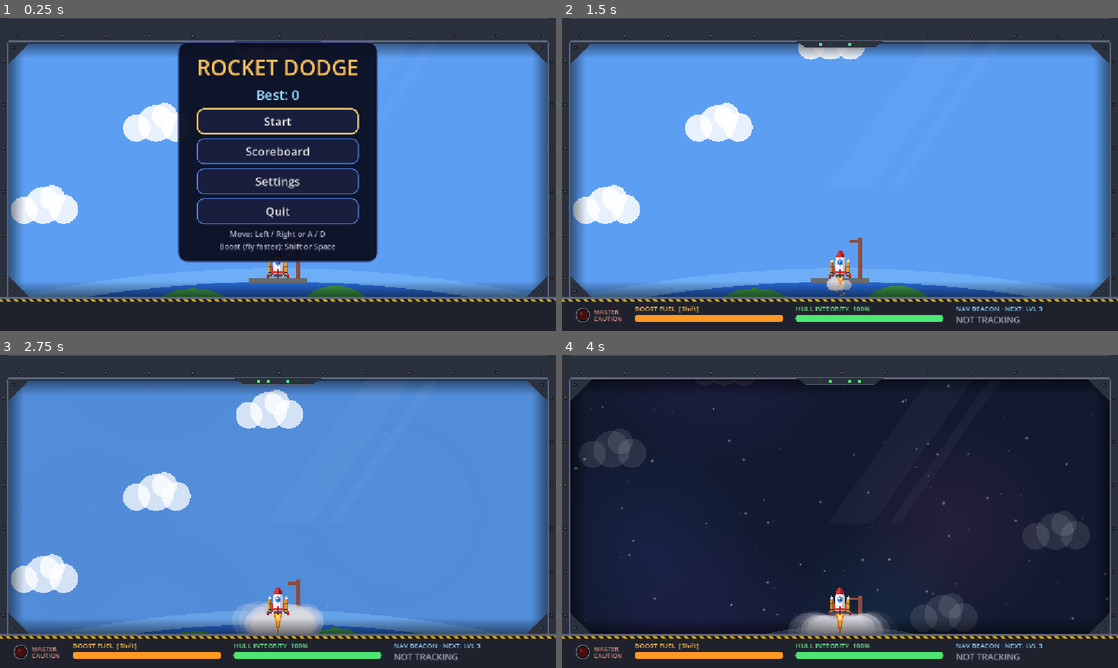
Above: before the commit, frames 1-4 (two rows, left to right).
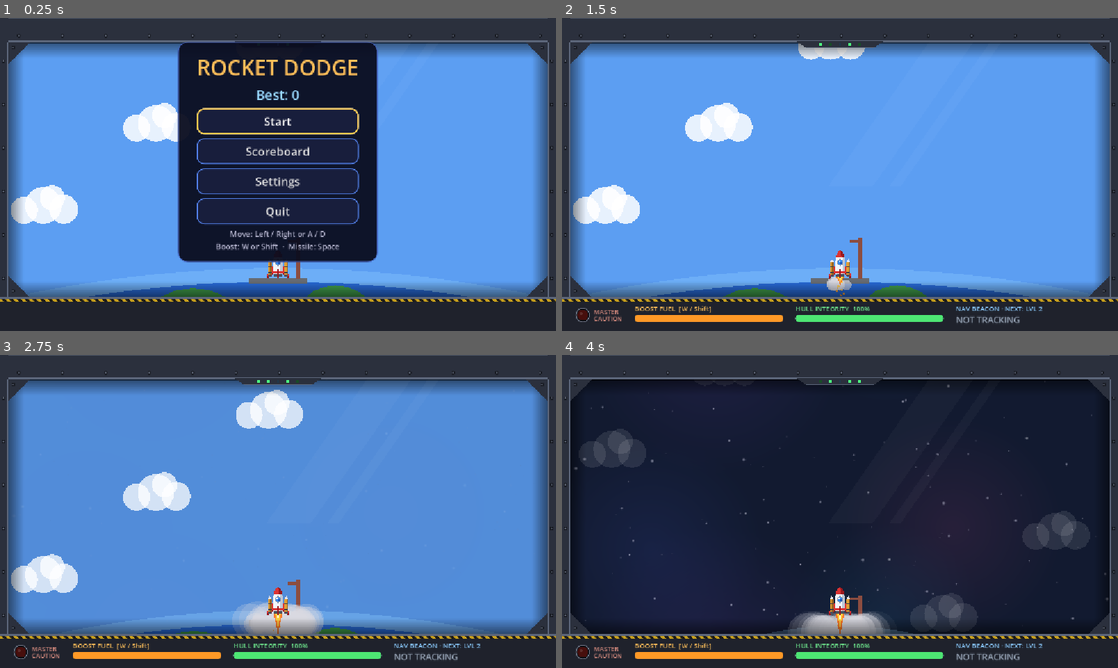
Above: after the commit, the same moments.

Repository: lukebelden/rocket-race
Game: Godot game, scene res://game.tscn
Same seed, same stepped clock (60 frames per second), same inputs: the game is played once before the commit and once after it.
Inputs (mouse positions are in pixels of both pictures, inside the frame that each line leads up to):
- Up to frame 1 (0.25 s): no input
- Up to frame 2 (1.5 s): click "Start" at 0.5 s; tap Space (missile, bound only after the commit) at 1.25 s; move the mouse to (962, 158) at 1.27 s; hold Right (ui_right) from 1.28 s (still down); hold W (boost) from 1.28 s (still down); click (962, 158) at 1.42 s
- Up to frame 3 (2.75 s): tap Space (missile, bound only after the commit) at 1.55 s; release Right (ui_right) at 2 s; release W (boost) at 2 s; drag from (166, 527) to (278, 602) at 2.02 s
- Up to frame 4 (4 s): move the mouse to (895, 442) at 2.77 s; hold Right (ui_right) 2.78-3.5 s; hold F (missile, bound only before the commit) 2.78-3.5 s; tap Shift at 3.05 s; drag from (812, 574) to (673, 464) at 3.52 s

The runs differ from the first frame. In frame 1, 0.3% of the frame differs, in the area x 38-61%, y 71-75%; in frame 2, less than 0.1%; in frame 3, less than 0.1%; in frame 4, less than 0.1%.

Commit message:
Stations on even levels, new controls, mods shown on the rocket
- Refuel stations now appear on every even level (2, 4, 6, ...)
- Controls: Space fires missiles (and launches), W or Shift boosts
- The rocket shows each fitted mod: bigger engine bell, RCS jets,
  radar dish, armour plates, healing cross, missiles on launch rails
- Fix garbled · characters in a few scene labels

Co-Authored-By: Claude Opus 5.5 <noreply@anthropic.com>

Diff:
--- a/game.gd
+++ b/game.gd
@@ -207,7 +207,7 @@
 	_update_layout()
 	get_window().size_changed.connect(_update_layout)
 	rocket.booster_lost.connect(_on_booster_lost)
-	fuel_label.text = "BOOST FUEL" if touch_ui else "BOOST FUEL  [Shift]"
+	fuel_label.text = "BOOST FUEL" if touch_ui else "BOOST FUEL  [W / Shift]"
 	dashboard.visible = false
 
 	var size := get_viewport_rect().size
@@ -227,7 +227,7 @@
 	# A web page can't close its own tab, so Quit would only freeze the game there.
 	quit_button.visible = not OS.has_feature("web")
 	hint_label.text = ("Hold and drag to steer\nHold BOOST to fly faster" if touch_ui
-		else "Move: Left / Right or A / D\nBoost (fly faster): Shift or Space")
+		else "Move: Left / Right or A / D\nBoost: W or Shift  ·  Missile: Space")
 
 	# Settings
 	difficulty_option.add_item("Easy", Difficulty.EASY)
@@ -262,6 +262,7 @@
 	_update_damage_effects(delta)
 	_update_background()
 	_update_missiles(delta)
+	rocket.missile_count = missile_ammo  # missiles shown on the rocket's launch rails
 	_update_mod_panel()
 	_update_radar()
 	if state == State.READY or state == State.PLAYING or state == State.DOCKED or state == State.OVER:
@@ -288,7 +289,7 @@
 
 
 func _unhandled_input(event: InputEvent) -> void:
-	# Missile Pod mod: F / E fires.
+	# Missile Pod mod: Space fires.
 	if state == State.PLAYING and event.is_action_pressed("missile"):
 		get_viewport().set_input_as_handled()
 		_fire_missile()
@@ -577,8 +578,8 @@
 		_show_level_banner()
 	_update_hud()
 
-	# Refuel station after every two planets (Levels 3, 5, 7, ...), a few seconds into the level.
-	if level >= 3 and (level - 1) % 2 == 0 and station_level != level and level_time >= 3.0:
+	# Refuel station on every even level (2, 4, 6, ...), a few seconds into the level.
+	if _is_station_level(level) and station_level != level and level_time >= 3.0:
 		_spawn_station()
 
 	# Asteroids are spaced by distance, so flying faster means meeting them more often.
@@ -616,14 +617,14 @@
 
 ## General tips, rotated every few seconds.
 func _general_tips() -> Array[String]:
-	var boost_key := "the BOOST button" if touch_ui else "Shift / Space"
+	var boost_key := "the BOOST button" if touch_ui else "W or Shift"
 	return [
 		"Hold %s to boost: you fly and score faster, but asteroids come at you quicker too." % boost_key,
-		"Your booster can be refilled at refuel stations. One appears every two planets.",
+		"Your booster can be refilled at refuel stations. One appears on every even level (2, 4, 6...).",
 		"If your booster runs completely dry it detaches, and you can't get it back.",
 		"Dock at a station to choose: refuel the booster OR repair 25% hull, then pick a ship mod.",
 		"Your ship has 2 mod slots. Stations offer 2 random mods; when both slots are full you swap one out.",
-		"The Missile Pod holds 5 missiles and reloads automatically every time you dock.",
+		"The Missile Pod holds 5 missiles (fire with %s) and reloads automatically every time you dock." % ("the MISSILE button" if touch_ui else "Space"),
 		"Bigger asteroids do more hull damage. Small ones only scratch.",
 		"Orange-glowing asteroids don't fall straight: they sway or drift sideways.",
 		"The NAV BEACON shows the range to the next refuel station.",
@@ -701,18 +702,19 @@
 
 # --- Booster -----------------------------------------------------------------
 
-## Keyboard keys for boosting: Shift, Space, W or Up arrow.
+## Keyboard keys: boost = W or Shift, missile = Space.
 func _setup_boost_input() -> void:
 	if InputMap.has_action("boost"):
 		return
+	# Boost: W or Shift.
 	InputMap.add_action("boost")
-	for key in [KEY_SHIFT, KEY_SPACE, KEY_W, KEY_UP]:
+	for key in [KEY_W, KEY_SHIFT]:
 		var event := InputEventKey.new()
 		event.physical_keycode = key
 		InputMap.action_add_event("boost", event)
-	# Missile Pod mod: F or E fires a missile.
+	# Missile Pod mod: Space fires a missile (Space also launches from the pad).
 	InputMap.add_action("missile")
-	for key in [KEY_F, KEY_E]:
+	for key in [KEY_SPACE]:
 		var event := InputEventKey.new()
 		event.physical_keycode = key
 		InputMap.action_add_event("missile", event)
@@ -797,7 +799,7 @@
 		if rocket.boosting:
 			color = color.lightened(0.3)
 		_set_fill(boost_bar, color)
-		_set_label(fuel_label, ("FUEL LOW" if low_fuel else "BOOST FUEL") + ("" if touch_ui else "  [Shift]"), Color(1, 0.75, 0.35))
+		_set_label(fuel_label, ("FUEL LOW" if low_fuel else "BOOST FUEL") + ("" if touch_ui else "  [W / Shift]"), Color(1, 0.75, 0.35))
 
 	# Hull integrity: green -> yellow -> red, flashing when critical. The bar's full length
 	# is the max hull (150% with the Reinforced Hull mod).
@@ -832,8 +834,9 @@
 		item.modulate = color
 
 
+## Refuel stations appear on every even level: 2, 4, 6, ...
 func _is_station_level(lvl: int) -> bool:
-	return lvl >= 3 and (lvl - 1) % 2 == 0
+	return lvl >= 2 and lvl % 2 == 0
 
 
 ## NAV BEACON: range to the refuel station on levels that have one, otherwise NOT TRACKING.
@@ -1057,6 +1060,7 @@
 
 ## Recalculate everything the fitted mods change.
 func _apply_mods() -> void:
+	rocket.mods.assign(mods)  # the rocket draws its fitted mods
 	rocket.agility = ModInfo.RCS_AGILITY if mods.has("rcs") else 1.0
 	var new_max := 1.0 + (ModInfo.HULL_BONUS if mods.has("hull") else 0.0)
 	if new_max > hull_max:
@@ -1166,7 +1170,7 @@
 			"healing": text = "Hull full" if hull >= hull_max else "Repairing hull…"
 			"missile":
 				if missile_ammo > 0:
-					text = "MISSILES %d/%d%s" % [missile_ammo, ModInfo.MISSILE_AMMO, "" if touch_ui else "  [F]"]
+					text = "MISSILES %d/%d%s" % [missile_ammo, ModInfo.MISSILE_AMMO, "" if touch_ui else "  [Space]"]
 					color = Color(1, 0.75, 0.6)
 				else:
 					text = "EMPTY · reloads at stations"
--- a/game.tscn
+++ b/game.tscn
@@ -225,7 +225,7 @@
 vertical_alignment = 1
 grow_horizontal = 0
 theme_override_colors/font_color = Color(1, 0.8, 0.45, 1)
-text = "Level 1 Ã‚Â· The Moon"
+text = "Level 1 · The Moon"
 horizontal_alignment = 2
 
 [node name="LevelBanner" type="Label" parent="UI/Root"]
@@ -292,7 +292,7 @@
 layout_mode = 2
 theme_override_colors/font_color = Color(1, 0.75, 0.35, 1)
 theme_override_font_sizes/font_size = 14
-text = "BOOST FUEL  [Shift]"
+text = "BOOST FUEL  [W / Shift]"
 
 [node name="BoostBar" type="ProgressBar" parent="UI/Root/Dashboard/FuelBox"]
 custom_minimum_size = Vector2(0, 14)
@@ -338,7 +338,7 @@
 layout_mode = 2
 theme_override_colors/font_color = Color(0.55, 0.8, 1, 1)
 theme_override_font_sizes/font_size = 14
-text = "NAV BEACON Ã‚Â· NEXT: LVL 3"
+text = "NAV BEACON · NEXT: LVL 2"
 
 [node name="NavValue" type="Label" parent="UI/Root/Dashboard/NavBox"]
 layout_mode = 2
@@ -372,7 +372,7 @@
 layout_mode = 2
 theme_override_colors/font_color = Color(0.45, 0.8, 1, 1)
 theme_override_font_sizes/font_size = 12
-text = "SHIP COMPUTER Ã‚Â· TIP"
+text = "SHIP COMPUTER · TIP"
 
 [node name="TipText" type="Label" parent="UI/Root/TipPanel/VBox"]
 custom_minimum_size = Vector2(290, 0)
@@ -595,7 +595,7 @@
 layout_mode = 2
 theme_override_colors/font_color = Color(0.45, 0.8, 1, 1)
 theme_override_font_sizes/font_size = 15
-text = "GLOBAL Ã‚Â· ONLINE"
+text = "GLOBAL · ONLINE"
 
 [node name="OnlineCaution" type="PanelContainer" parent="UI/Root/Scoreboard/Panel/VBox"]
 layout_mode = 2
@@ -634,7 +634,7 @@
 layout_mode = 2
 theme_override_colors/font_color = Color(0.45, 0.8, 1, 1)
 theme_override_font_sizes/font_size = 15
-text = "YOUR TOP RUNS Ã‚Â· THIS DEVICE"
+text = "YOUR TOP RUNS · THIS DEVICE"
 
 [node name="LocalList" type="GridContainer" parent="UI/Root/Scoreboard/Panel/VBox"]
 layout_mode = 2
--- a/rocket.gd
+++ b/rocket.gd
@@ -34,6 +34,13 @@
 var no_steer_rects: Array[Rect2] = []
 ## Side-to-side speed multiplier (the RCS Jets mod raises it).
 var agility: float = 1.0
+## Fitted ship mods (set by game.gd) - each one changes how the rocket looks, using the
+## same colours as its mod icon. missile_count = missiles left in the Missile Pod.
+var mods: Array[String] = []
+var missile_count: int = 0
+var _time: float = 0.0
+
+const ModInfo := preload("res://mods.gd")
 
 ## Screen x position of the finger steering the rocket, or NAN when not touching.
 var touch_x: float = NAN
@@ -68,6 +75,7 @@
 	var screen := get_viewport_rect().size
 	position.y = screen.y - bottom_gap
 
+	_time += delta
 	_flicker = randf_range(0.75, 1.2)
 	_trail.emitting = flame_on
 	queue_redraw()
@@ -152,12 +160,17 @@
 	var white := Color(0.95, 0.96, 0.98)
 	var shade := Color(0.75, 0.78, 0.84)
 
-	# Engine flame: layered outer / inner / core, flickering. Bigger while boosting.
+	var thruster := mods.has("thruster")
+
+	# Engine flame: layered outer / inner / core, flickering. Bigger while boosting, and
+	# wider/longer with the Bigger Thruster mod.
 	if flame_on:
-		var f := flame_power * _flicker * (1.5 if boosting else 1.0)
-		draw_colored_polygon(PackedVector2Array([Vector2(-9, 22), Vector2(9, 22), Vector2(4, 22 + 16 * f), Vector2(0, 24 + 30 * f), Vector2(-4, 22 + 16 * f)]), Color(1.0, 0.45, 0.1, 0.9))
-		draw_colored_polygon(PackedVector2Array([Vector2(-6, 22), Vector2(6, 22), Vector2(0, 23 + 20 * f)]), Color(1.0, 0.82, 0.25))
-		draw_colored_polygon(PackedVector2Array([Vector2(-3, 22), Vector2(3, 22), Vector2(0, 23 + 9 * f)]), Color(1, 1, 0.9))
+		var f := flame_power * _flicker * (1.5 if boosting else 1.0) * (1.3 if thruster else 1.0)
+		var w := 1.4 if thruster else 1.0
+		var y0 := 27.0 if thruster else 22.0
+		draw_colored_polygon(PackedVector2Array([Vector2(-9 * w, y0), Vector2(9 * w, y0), Vector2(4 * w, y0 + 16 * f), Vector2(0, y0 + 2 + 30 * f), Vector2(-4 * w, y0 + 16 * f)]), Color(1.0, 0.45, 0.1, 0.9))
+		draw_colored_polygon(PackedVector2Array([Vector2(-6 * w, y0), Vector2(6 * w, y0), Vector2(0, y0 + 1 + 20 * f)]), Color(1.0, 0.82, 0.25))
+		draw_colored_polygon(PackedVector2Array([Vector2(-3 * w, y0), Vector2(3 * w, y0), Vector2(0, y0 + 1 + 9 * f)]), Color(1, 1, 0.9))
 
 	# Booster pod flames (blue-white, hotter looking).
 	if has_booster and boosting:
@@ -167,9 +180,15 @@
 			draw_colored_polygon(PackedVector2Array([Vector2(x - 4, 22), Vector2(x + 4, 22), Vector2(x, 24 + 26 * bf)]), Color(0.45, 0.75, 1.0, 0.85))
 			draw_colored_polygon(PackedVector2Array([Vector2(x - 2, 22), Vector2(x + 2, 22), Vector2(x, 23 + 14 * bf)]), Color(0.9, 0.97, 1.0))
 
-	# Nozzle.
-	draw_colored_polygon(PackedVector2Array([Vector2(-7, 17), Vector2(7, 17), Vector2(9, 24), Vector2(-9, 24)]), Color(0.3, 0.32, 0.36))
-	draw_line(Vector2(-8, 21), Vector2(8, 21), Color(0.45, 0.47, 0.52), 1.5)
+	# Nozzle (Bigger Thruster: a wider engine bell with a glowing orange rim).
+	if thruster:
+		var tc: Color = ModInfo.MODS["thruster"]["color"]
+		draw_colored_polygon(PackedVector2Array([Vector2(-8, 16), Vector2(8, 16), Vector2(13, 27), Vector2(-13, 27)]), Color(0.26, 0.27, 0.31))
+		draw_line(Vector2(-11, 22), Vector2(11, 22), Color(0.45, 0.47, 0.52), 1.5)
+		draw_line(Vector2(-13, 27), Vector2(13, 27), tc, 2.5)
+	else:
+		draw_colored_polygon(PackedVector2Array([Vector2(-7, 17), Vector2(7, 17), Vector2(9, 24), Vector2(-9, 24)]), Color(0.3, 0.32, 0.36))
+		draw_line(Vector2(-8, 21), Vector2(8, 21), Color(0.45, 0.47, 0.52), 1.5)
 
 	# Side fins (with a darker lower edge).
 	for side in [-1.0, 1.0]:
@@ -177,6 +196,20 @@
 		draw_colored_polygon(PackedVector2Array([Vector2(10 * s, -2), Vector2(23 * s, 18), Vector2(23 * s, 27), Vector2(10 * s, 19)]), red)
 		draw_colored_polygon(PackedVector2Array([Vector2(23 * s, 22), Vector2(23 * s, 27), Vector2(10 * s, 19), Vector2(10 * s, 15)]), dark_red)
 
+	# Missile Pod: launch rails on the fin tips with the loaded missiles on them
+	# (left rail empties first; both empty when you're out of missiles).
+	if mods.has("missile"):
+		var mc: Color = ModInfo.MODS["missile"]["color"]
+		for i in 2:
+			var s := -1.0 if i == 0 else 1.0
+			var x := 27.0 * s
+			draw_rect(Rect2(x - 1.5, 4, 3, 22), Color(0.3, 0.32, 0.36))
+			if missile_count > 1 - i:
+				draw_rect(Rect2(x - 2.2, 2, 4.4, 15), Color(0.93, 0.94, 0.97))
+				draw_colored_polygon(PackedVector2Array([Vector2(x - 2.2, 2), Vector2(x + 2.2, 2), Vector2(x, -4)]), mc)
+				draw_colored_polygon(PackedVector2Array([Vector2(x - 2.2, 13), Vector2(x - 4.5, 18), Vector2(x - 2.2, 17)]), mc.darkened(0.3))
+				draw_colored_polygon(PackedVector2Array([Vector2(x + 2.2, 13), Vector2(x + 4.5, 18), Vector2(x + 2.2, 17)]), mc.darkened(0.3))
+
 	# Booster pods strapped to the sides.
 	if has_booster:
 		for side in [-1.0, 1.0]:
@@ -189,6 +222,33 @@
 	# Nose cone.
 	draw_colored_polygon(PackedVector2Array([Vector2(0, -34), Vector2(6, -27), Vector2(9, -19), Vector2(-9, -19), Vector2(-6, -27)]), red)
 	draw_colored_polygon(PackedVector2Array([Vector2(0, -34), Vector2(6, -27), Vector2(9, -19), Vector2(3, -19)]), dark_red)
+
+	# Radar: antenna mast and dish on the nose, with a blinking beacon.
+	if mods.has("radar"):
+		var rc: Color = ModInfo.MODS["radar"]["color"]
+		draw_line(Vector2(0, -34), Vector2(0, -45), Color(0.6, 0.63, 0.7), 1.5)
+		draw_arc(Vector2(0, -41), 7.0, PI * 1.15, PI * 1.85, 10, rc, 2.0, true)
+		draw_circle(Vector2(0, -46), 1.8, rc if fmod(_time, 1.0) < 0.5 else rc.darkened(0.6))
+
+	# Reinforced Hull: bolted steel armour plates along both sides of the body.
+	if mods.has("hull"):
+		var hc: Color = ModInfo.MODS["hull"]["color"]
+		for s in [-1.0, 1.0]:
+			draw_colored_polygon(PackedVector2Array([Vector2(11 * s, -13), Vector2(7 * s, -15), Vector2(7 * s, 17), Vector2(11 * s, 18)]), hc.darkened(0.25))
+			draw_line(Vector2(7 * s, -15), Vector2(7 * s, 17), hc.darkened(0.5), 1.0)
+			for ry in [-9.0, 1.0, 11.0]:
+				draw_circle(Vector2(9 * s, ry), 1.0, hc.darkened(0.55))
+
+	# RCS Jets: small thruster nubs on the sides that puff when you steer.
+	if mods.has("rcs"):
+		var cc: Color = ModInfo.MODS["rcs"]["color"]
+		for s in [-1.0, 1.0]:
+			draw_rect(Rect2(10.5 * s - 1.5, -17, 3, 5), cc)
+		# Moving right fires the left jet (it pushes you right), and vice versa.
+		if absf(velocity_x) > 40.0 and active:
+			var s := -1.0 if velocity_x > 0.0 else 1.0
+			var length := 6.0 + 6.0 * _flicker * clampf(absf(velocity_x) / max_speed, 0.3, 1.0)
+			draw_colored_polygon(PackedVector2Array([Vector2(12 * s, -16.5), Vector2((12 + length) * s, -14.5), Vector2(12 * s, -12.5)]), Color(cc.lightened(0.4), 0.85))
 
 	# Panel line and red band.
 	draw_line(Vector2(-10, 2), Vector2(10, 2), Color(0.6, 0.63, 0.7), 1.0)
@@ -199,6 +259,17 @@
 	draw_circle(Vector2(0, -7), 5.0, Color(0.2, 0.55, 0.95))
 	draw_circle(Vector2(1.5, -5.5), 2.5, Color(0.12, 0.35, 0.75))
 	draw_circle(Vector2(-1.8, -8.8), 1.6, Color(1, 1, 1, 0.9))
+
+	# Healing Panel: a pulsing green repair cross on the hull.
+	if mods.has("healing"):
+		var gc: Color = ModInfo.MODS["healing"]["color"]
+		var pulse := 0.75 + 0.25 * sin(_time * 4.0)
+		var dark := gc.darkened(0.55)
+		draw_circle(Vector2(0, 6), 6.5, Color(gc, 0.3 * pulse))  # soft glow
+		draw_rect(Rect2(-2.2, 1.2, 4.4, 9.6), dark)  # dark outline so it reads on the white hull
+		draw_rect(Rect2(-4.8, 3.8, 9.6, 4.4), dark)
+		draw_rect(Rect2(-1.3, 2.1, 2.6, 7.8), gc.lightened(0.2 * pulse))
+		draw_rect(Rect2(-3.9, 4.7, 7.8, 2.6), gc.lightened(0.2 * pulse))
 
 	# Centre fin (in front of the body).
 	draw_colored_polygon(PackedVector2Array([Vector2(-1.8, 6), Vector2(1.8, 6), Vector2(1.8, 26), Vector2(-1.8, 26)]), dark_red)
--- a/station.gd
+++ b/station.gd
@@ -1,5 +1,5 @@
 extends Area2D
-## Refuel station: drifts down the screen every two planets. Fly into it to refill the booster.
+## Refuel station: drifts down the screen on every even level. Fly into it to refill the booster.
 ## It never hurts the rocket; once used it powers down (greys out).
 
 const Obstacle := preload("res://obstacle.gd")
Not shown, changed: build/web/index.pck
